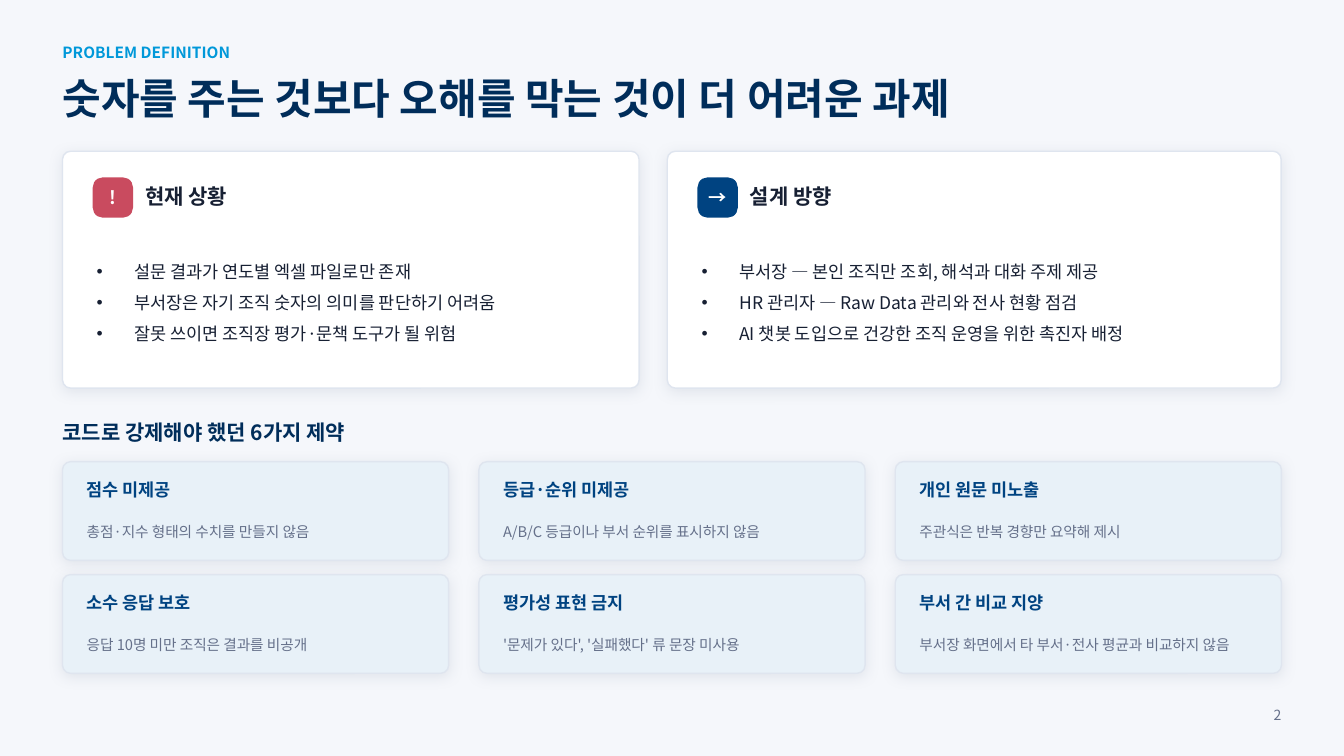
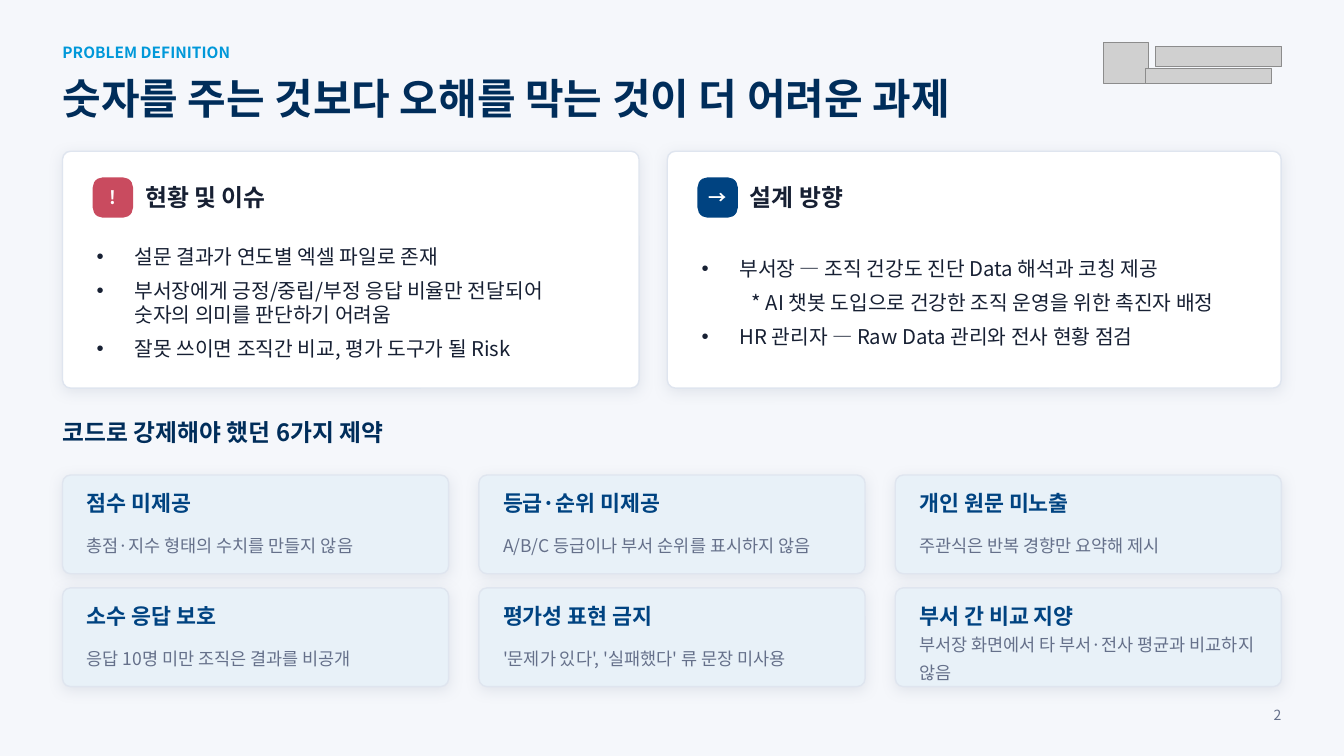
Before and after one commit to frypanegg/AI_PJT, a slide deck: slide 3 of Org_health_diag/docs/2026_조직건강도_AI_Agent_수행결과.pptx. Drawn at 1344x756 pixels with LibreOffice and Linux fonts; fonts in the diff are those of the drawing; grey boxes stand for pictures. Boxes give left, top, right and bottom in pixels: in the first picture for what was removed or moved away, otherwise in the second. Text is boxed around its words. In the diff, an @@ line names an element or a change of style, - is before the commit and + after.

```diff
--- a/Org_health_diag/docs/2026_조직건강도_AI_Agent_수행결과.pptx
+++ b/Org_health_diag/docs/2026_조직건강도_AI_Agent_수행결과.pptx
@@ picture added at (x1=1104, y1=42, x2=1149, y2=84) @@
@@ picture added at (x1=1155, y1=46, x2=1281, y2=66) @@
@@ picture added at (x1=1145, y1=69, x2=1271, y2=84) @@
@@ text "설계 방향" at (x1=750, y1=186, x2=843, y2=208): size 15 to 17 pt @@
@@ text at (x1=145, y1=186, x2=266, y2=208): text changed; size 15 to 17 pt @@
-현재 상황
+현황 및 이슈
@@ text at (x1=135, y1=247, x2=543, y2=360): text changed; size 12.5 to 14.5 pt @@
-• 설문 결과가 연도별 엑셀 파일로만 존재
-• 부서장은 자기 조직 숫자의 의미를 판단하기 어려움
-• 잘못 쓰이면 조직장 평가·문책 도구가 될 위험
+• 설문 결과가 연도별 엑셀 파일로 존재
+• 부서장에게 긍정/중립/부정 응답 비율만 전달되어
+  숫자의 의미를 판단하기 어려움
+• 잘못 쓰이면 조직간 비교, 평가 도구가 될 Risk
@@ text at (x1=739, y1=259, x2=1213, y2=312): text changed; size 12.5 to 14.5 pt @@
-• 부서장 — 본인 조직만 조회, 해석과 대화 주제 제공
+• 부서장 — 조직 건강도 진단 Data 해석과 코칭 제공
+* AI 챗봇 도입으로 건강한 조직 운영을 위한 촉진자 배정
@@ text at (x1=739, y1=325, x2=1124, y2=342): paragraph removed @@
-• AI 챗봇 도입으로 건강한 조직 운영을 위한 촉진자 배정
@@ text at (x1=739, y1=327, x2=1132, y2=346): size 12.5 to 14.5 pt in "HR 관리자 — Raw Data 관리와 전사 ..."; indent changed @@
@@ text "코드로 강제해야 했던 6가지 제약" at (x1=62, y1=421, x2=384, y2=443): size 15 to 17 pt @@
@@ size 12.5 to 15.5 pt in 6 elements at (x1=87, y1=492, x2=191, y2=513), (x1=503, y1=492, x2=661, y2=513), (x1=87, y1=605, x2=216, y2=626), (x1=503, y1=605, x2=653, y2=626), (x1=919, y1=605, x2=1074, y2=626), (x1=919, y1=492, x2=1069, y2=513) @@
@@ size 10.5 to 12.5 pt in 6 elements at (x1=87, y1=537, x2=353, y2=554), (x1=87, y1=650, x2=350, y2=667), (x1=503, y1=650, x2=785, y2=668), (x1=919, y1=537, x2=1160, y2=554), (x1=919, y1=636, x2=1254, y2=681), (x1=503, y1=537, x2=810, y2=555) @@
@@ text "A/B/C 등급이나 부서 순위를 표시하지 ..." moved from (x1=503, y1=525, x2=760, y2=540) to (x1=503, y1=537, x2=810, y2=555) @@
@@ 10 texts, 6 rounded rectangles moved together from (x1=63, y1=462, x2=1281, y2=674) to (x1=63, y1=475, x2=1281, y2=687) @@
```
Also in this commit, not shown: 9 other slides changed, 1 slide added, 1 slide removed.
